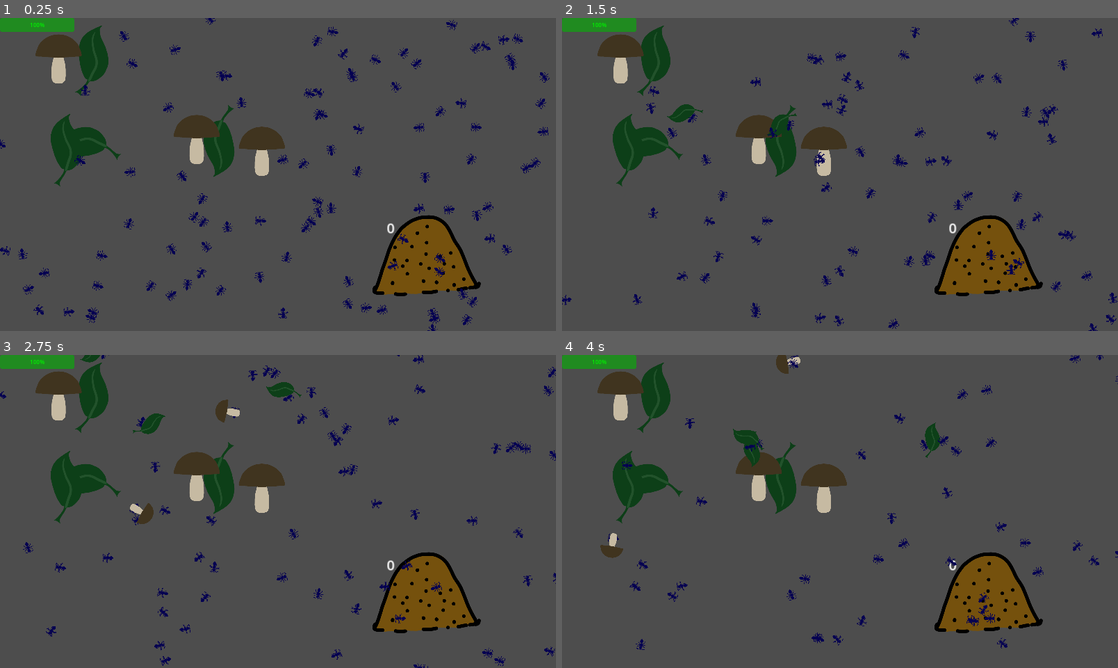
Above: before the commit, frames 1-4 (two rows, left to right).
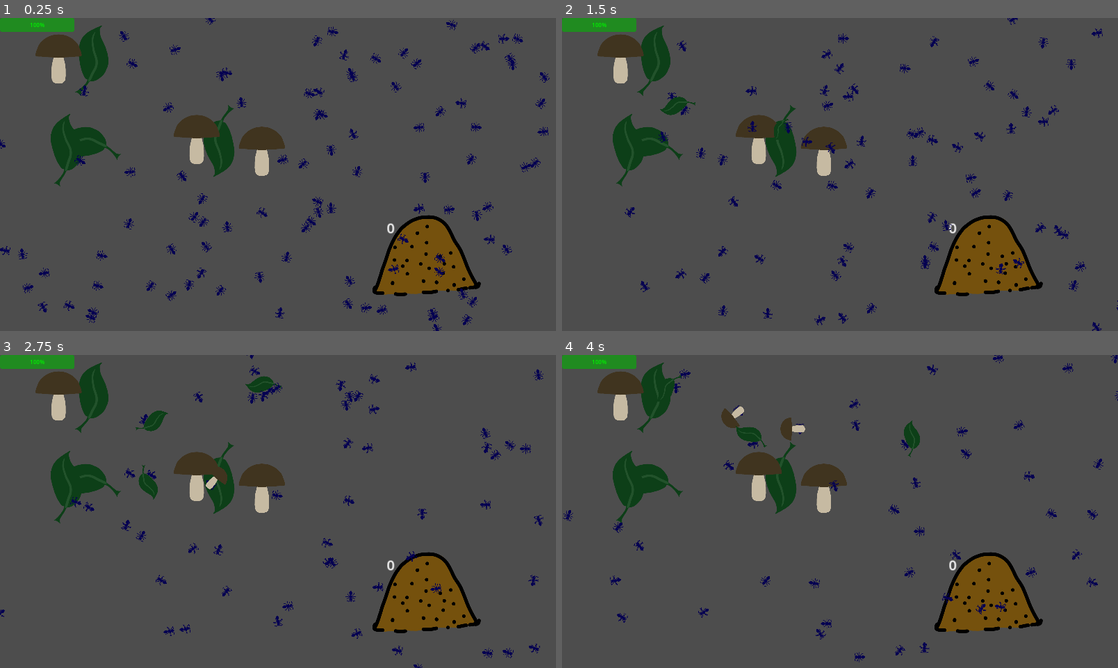
Above: after the commit, the same moments.

Repository: allemansratten/AntColonyTycoonDeluxe
Game: Godot game, scene res://game.tscn
The game is run twice, just before and just after one commit, with the same random seed, the same clock (stepped at 60 frames per second) and the same inputs.
Inputs (mouse positions are in pixels of both pictures, inside the frame that each line leads up to):
- Up to frame 1 (0.25 s): no input
- Up to frame 2 (1.5 s): move the mouse to (962, 158) at 0.52 s; click (962, 158) at 0.67 s; move the mouse to (728, 190) at 1.27 s; click (728, 190) at 1.42 s
- Up to frame 3 (2.75 s): move the mouse to (333, 442) at 2.02 s; click (333, 442) at 2.17 s
- Up to frame 4 (4 s): move the mouse to (812, 574) at 2.77 s; click (812, 574) at 2.92 s; move the mouse to (1006, 558) at 3.52 s; click (1006, 558) at 3.67 s

The runs differ from the first frame. In frame 1, 0.6% of the frame differs, in the area x 0-96%, y 5-100%; in frame 2, 3.3%; in frame 3, 3.6%, in the area x 0-100%, y 0-100%; in frame 4, 3.3%.

Commit message:
Add pheromone for ants carrying stuff

Diff:
--- a/ant.gd
+++ b/ant.gd
@@ -20,15 +20,16 @@
 @onready var _animated_sprite = $AnimatedSprite2D
 
 @export var carried_item_scale = 0.25
+@export var pheromone_creation_when_carrying: float = 0.1
 
 # positive = ants will tend to select directions similar to the ones they have
 # 0 = they don't care
 # negative = bigger turns are better
-const ANGLE_CONSISTENCY_REWARD: float = 0.3
+@export var angle_consistency_reward: float = 0.4
 # must be strictly >0.
 # close to 0 = always select the angle that maximizes the score
 # infinite = select completely at random
-const ANGLE_SAMPLING_TEMPERATURE: float = 0.15
+@export var angle_sampling_temperature: float = 0.15
 
 var target_position: Vector2
 var is_moving: bool = false
@@ -70,7 +71,7 @@
 		AntType.EXPLORER:
 			_animated_sprite.animation = "explorer"
 
-func _physics_process(_delta):
+func _physics_process(_delta: float):
 	if is_moving:
 		var direction = (target_position - global_position).normalized()
 		var distance = global_position.distance_to(target_position)
@@ -87,6 +88,9 @@
 			_animated_sprite.stop()
 			start_waiting()
 
+	if inventory_num_items_carried > 0:
+		pheromone_layer.draw_pheromone_at_position(position, _delta * pheromone_creation_when_carrying, true)
+
 # This method is intended to be overridden by subclasses for unique behaviors
 func perform_special_action():
 	pass # Each subclass will implement its own action
@@ -137,11 +141,11 @@
 		# Scaled between 0 and 1
 		var angular_difference = abs(angle_difference(angle, rotation)) / PI
 
-		score -= angular_difference * ANGLE_CONSISTENCY_REWARD
+		score -= angular_difference * angle_consistency_reward
 
 		scores.append(score)
 
-	scores = scores.map(func(x): return x / ANGLE_SAMPLING_TEMPERATURE)
+	scores = scores.map(func(x): return x / angle_sampling_temperature)
 	scores = softmax(scores)
 
 	var selected = sample_from_scores(scores)
--- a/game.gd
+++ b/game.gd
@@ -46,5 +46,5 @@
 				is_drawing = false
 	elif event is InputEventMouseMotion and is_drawing:
 		if $PheromoneBar.pheromone_available > 0:
-			var added = $PheromoneLayer.draw_pheromone_at_position(event.position)
+			var added = $PheromoneLayer.draw_pheromone_at_position(event.position, 1.0)
 			$PheromoneBar.deplete(added)
--- a/pheromone_layer.gd
+++ b/pheromone_layer.gd
@@ -110,8 +110,19 @@
 	material.set_shader_parameter("screen_size", get_viewport().get_visible_rect().size)
 
 
-func draw_pheromone_at_position(pos: Vector2) -> float:
-	"""Returns the total number of pheromone added."""
+func draw_pheromone_at_position(pos: Vector2, value: float, additive: bool = false) -> float:
+	"""Draws pheromone at a position, with bilinear interpolation.
+
+	Args:
+		pos: The position to draw pheromone at.
+		max_value: The maximum value the pheromone will be set to. Note that
+			we first do bilinear interpolation so the actual value may be lower.
+		additive: If true, will set the value to `old + new` rather than
+			`max(new, old)`.
+
+	Returns:
+		The total number of pheromone added.
+	"""
 	var rect_size: Vector2 = get_viewport_rect().size
 	var grid_x_float: float = pos.x / rect_size.x * grid_size.x - 0.5
 	var grid_y_float: float = pos.y / rect_size.y * grid_size.y - 0.5
@@ -124,7 +135,6 @@
 	var fx: float = grid_x_float - grid_x_low
 	var fy: float = grid_y_float - grid_y_low
 
-	var pheromone_value: float = 1.0 # Max pheromone value
 
 	var added_total: float = 0
 
@@ -134,11 +144,24 @@
 		[grid_y_high, grid_x_low, (1 - fx) * fy],
 		[grid_y_high, grid_x_high, fx * fy],
 	]:
-		var new_value = data[2] * pheromone_value
-		var added = new_value - grid_data[data[0]][data[1]]
-		if added > 0:
-			grid_data[data[0]][data[1]] = new_value
-			added_total += added
+		var y = data[0]
+		var x = data[1]
+		var interpolation_value = data[2]
+
+		if x < 0 or x >= grid_size.x or y < 0 or y >= grid_size.y:
+			continue
+
+		if additive:
+			var previous_value = grid_data[y][x]
+			var new_value = min(1.0, previous_value + interpolation_value * value)
+			added_total = new_value - previous_value
+			grid_data[y][x] = new_value
+		else:
+			var new_value = interpolation_value * value
+			var added = new_value - grid_data[y][x]
+			if added > 0:
+				grid_data[y][x] = new_value
+				added_total += added
 
 	update_shader()
 	return added_total
